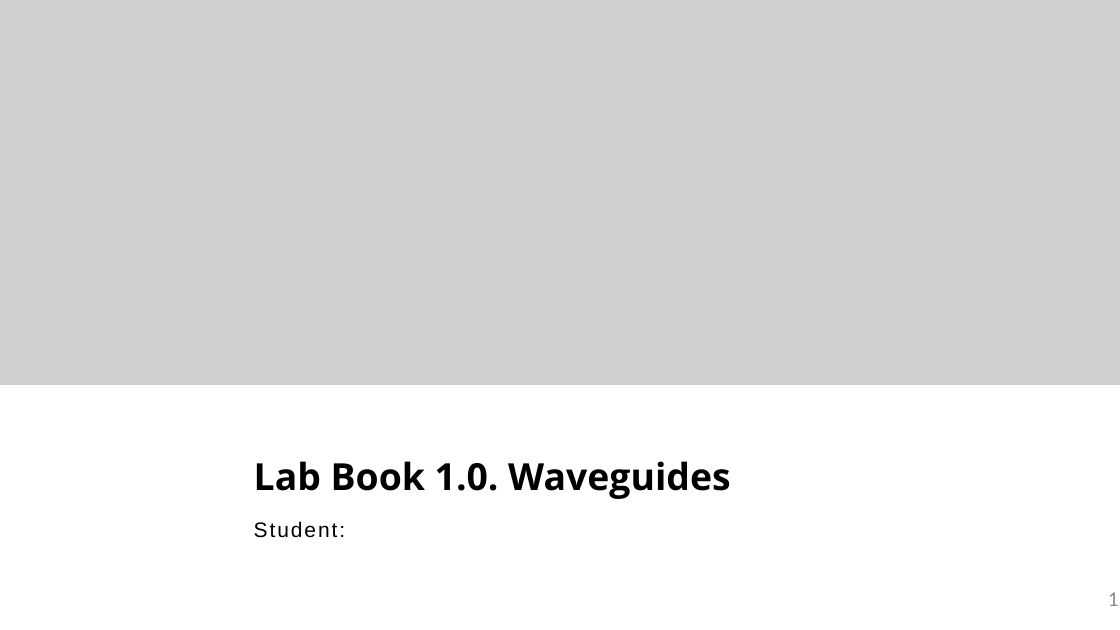
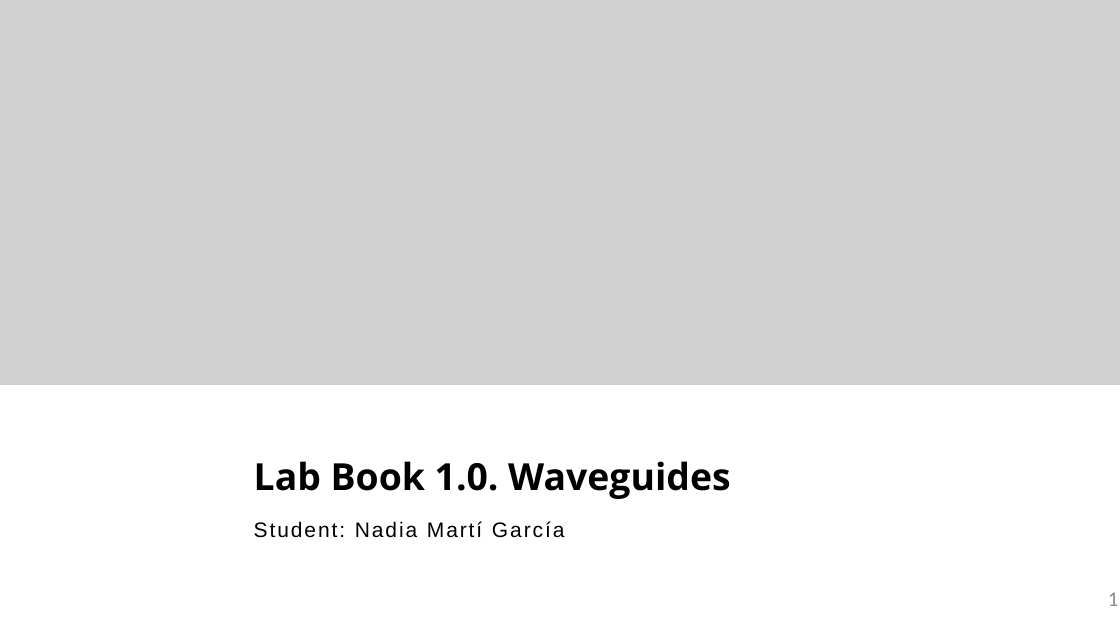
Before and after one commit to nmargar4/pic-upv-lab1_nadia, a slide deck: slide 1 of LabBook_10.pptx. Drawn at 1120x630 pixels with LibreOffice and Linux fonts; fonts in the diff are those of the drawing; grey boxes stand for pictures; background and template pictures are left out. Boxes give left, top, right and bottom in pixels: in the first picture for what was removed or moved away, otherwise in the second. Text is boxed around its words. In the diff, an @@ line names an element or a change of style, - is before the commit and + after.

```diff
--- a/LabBook_10.pptx
+++ b/LabBook_10.pptx
@@ text at (254,521,564,538): text changed @@
-Student:
+Student: Nadia Martí García
```
Also in this commit, not shown: 2 other slides changed, 3 slides added.
